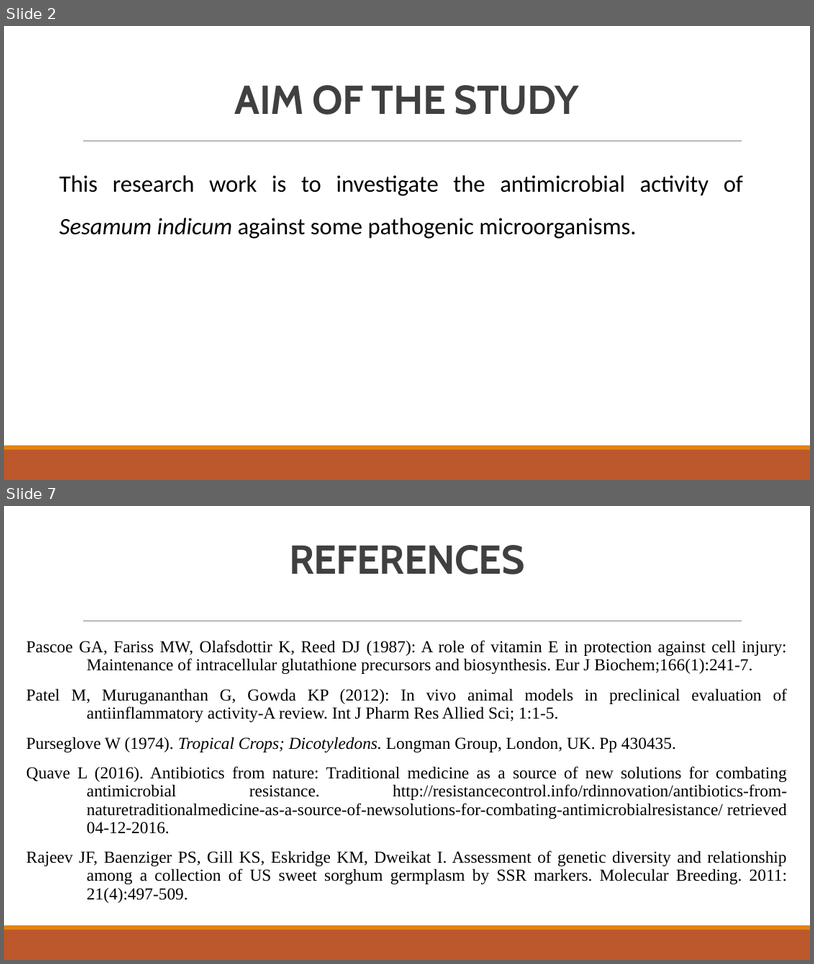
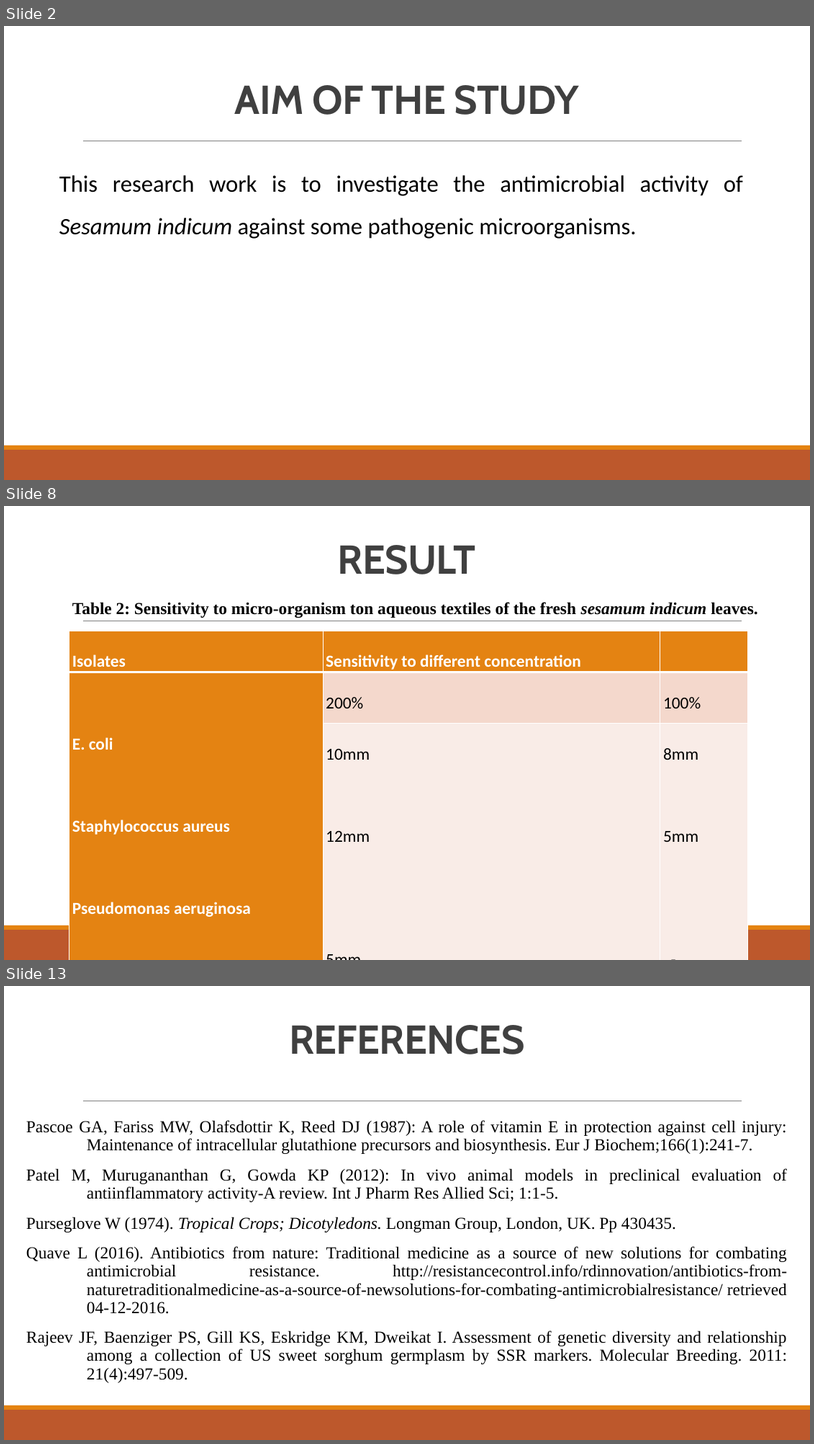
Before and after one commit to Akamshu/documents, a slide deck: PROJECT 2023/BST/SESAMUM/POWERPOINT.pptx. Shown one above the other, each under a label of ours: slides 2 and 7 before the commit, slides 2, 8 and 13 after it; the slides between them are not shown. The pictures are 814x964 and 814x1444 pixels, drawn with LibreOffice and Linux fonts; fonts in the diff are those of the drawing. Boxes give left, top, right and bottom in pixels: in the first picture for what was removed or moved away, otherwise in the second. Text is boxed around its words. In the diff, an @@ line names an element or a change of style, - is before the commit and + after.

```diff
--- a/PROJECT 2023/BST/SESAMUM/POWERPOINT.pptx
+++ b/PROJECT 2023/BST/SESAMUM/POWERPOINT.pptx
@@ slide 8 added at (4,506,810,960), background #FFFFFF; not listed: 3 template elements that a slide beside it also shows @@
@@ title added at (338,545,476,574), 48 pt, text #404040, bold @@
+RESULT
@@ text added at (72,602,758,618), 20 pt, text #000000, bold @@
+Table 2: Sensitivity to micro-organism ton aqueous textiles of the fresh sesamum indicum leaves.
@@ table added at (70,631,748,953), 3 rows, 3 columns @@
+Isolates | Sensitivity to different concentration | 
+E. coli / Staphylococcus aureus / Pseudomonas aeruginosa | 200% | 100%
+ | 10mm / 12mm / 5mm | 8mm / 5mm / -
@@ what was slide 7 is now slide 13 @@
```
Also in this commit, not shown: 4 slides changed, 6 other slides added, 1 slide removed, 11 other files.
